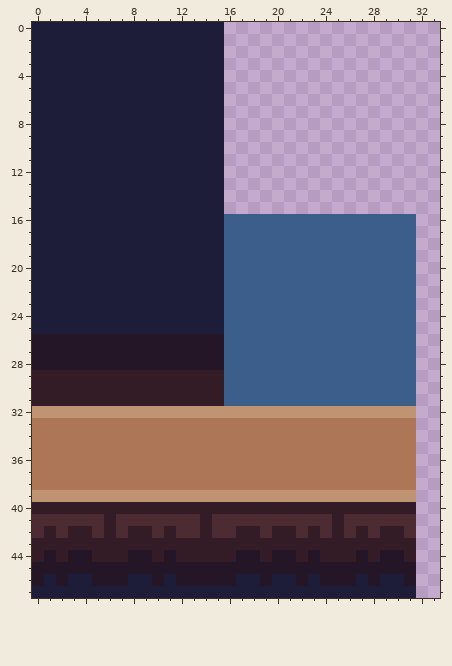
Two versions of one pixel-art file, Assets/Sprites/Tiles.aseprite. Above, as it was before the edit.
64x48 pixels, 1 frame. Shown: x 0..33, y 0..47.
After:
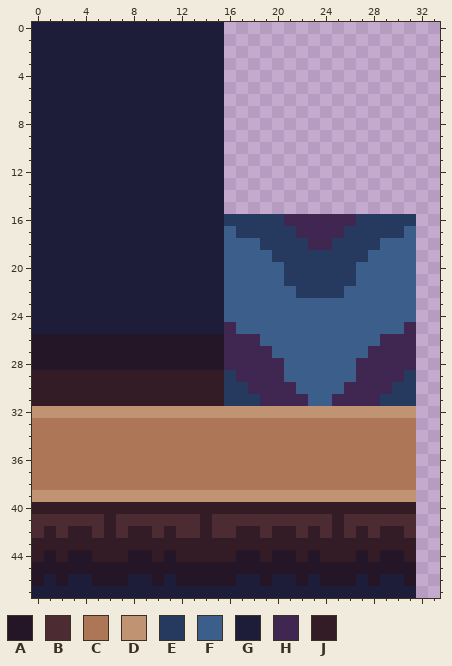
Palette (. is transparent): A #241527  B #4d2b32  C #ad7757  D #c09473  E #253a5e  F #3c5e8b  G #1e1d39  H #402751  J #341c27
Difference:
Changed rows in their new state; - is an unchanged pixel.
first column x 16:
16 EEEEEHHHHHHEEEEE
17 -EEEEEHHHHEEEEE-
18 ---EEEEHHEEEE---
19 ----EEEEEEEE----
20 -----EEEEEE-----
21 -----EEEEEE-----
22 ------EEEE------
25 H--------------H
26 HHH----------HHH
27 HHHH--------HHHH
28 HHHHH------HHHHH
29 EHHHH------HHHHE
30 EEHHHH----HHHHEE
31 EEEHHHH--HHHHEEE
Pixel boxes of the changes (left, top, right, bottom) in both pictures:
changed: (224, 214, 416, 406)
